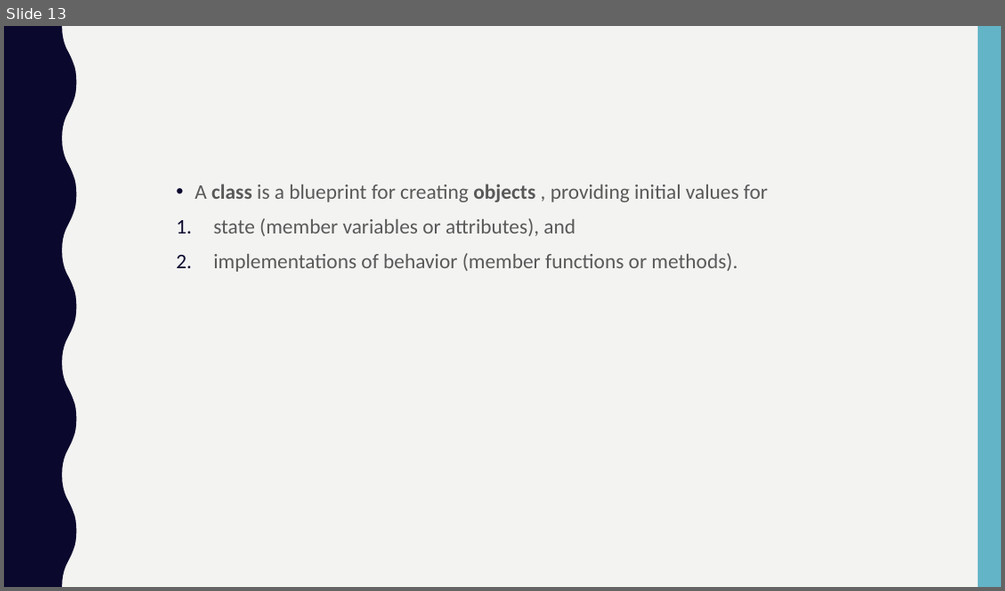
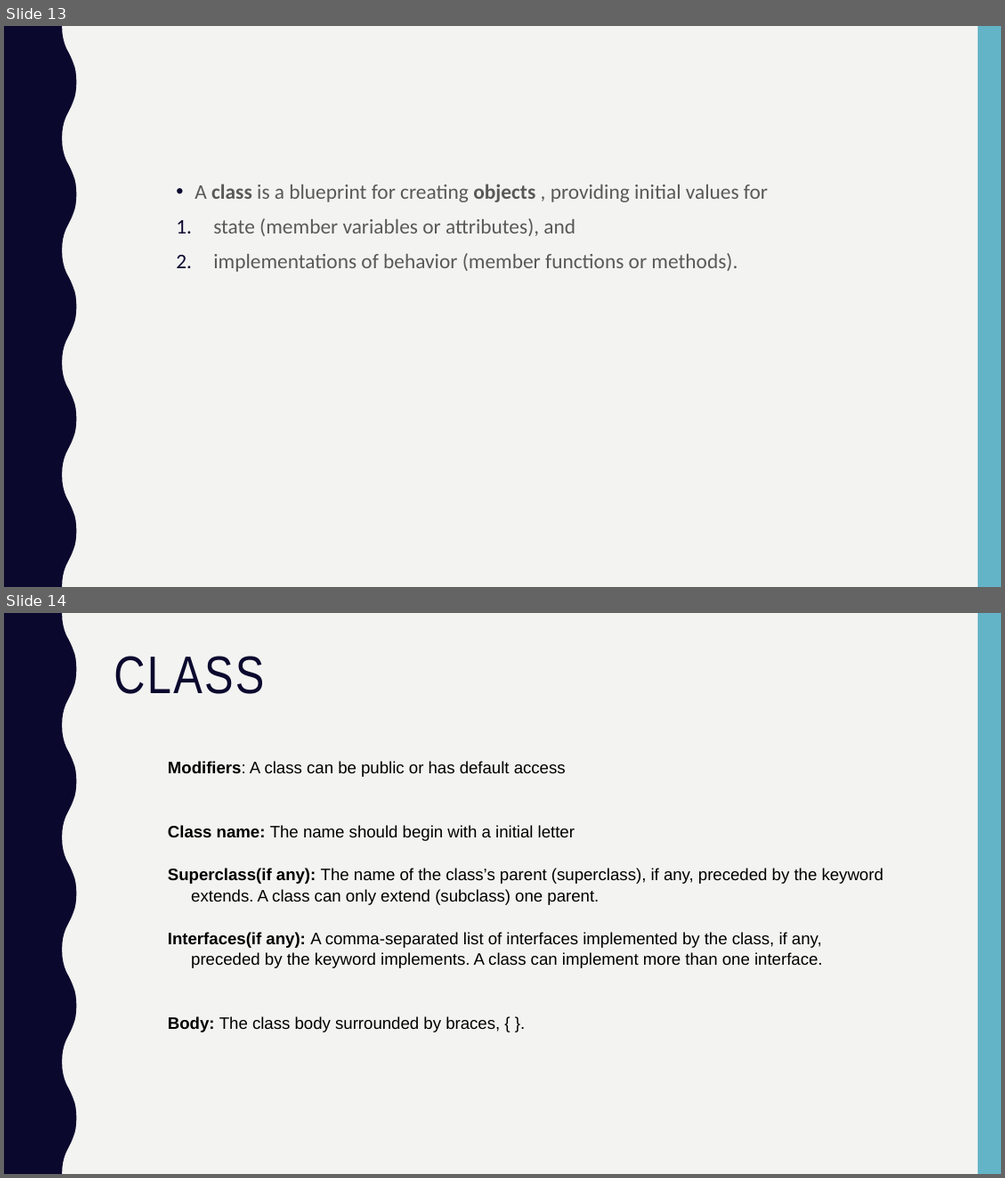
Before and after one commit to subhashbiyyapu/oops, a slide deck: OOPSpresentation.pptx. Shown one above the other, each under a label of ours: slide 13 before the commit, slides 13 and 14 after it. The pictures are 1005x591 and 1005x1178 pixels, drawn with LibreOffice and Linux fonts; fonts in the diff are those of the drawing. Boxes give left, top, right and bottom in pixels: in the first picture for what was removed or moved away, otherwise in the second. Text is boxed around its words. In the diff, an @@ line names an element or a change of style, - is before the commit and + after.

```diff
--- a/OOPSpresentation.pptx
+++ b/OOPSpresentation.pptx
@@ slide 14 added at (4, 613, 1001, 1174), background #F3F3F2; not listed: 2 template elements that a slide beside it also shows @@
@@ title added at (113, 656, 264, 694), 51 pt, text #0B082E @@
+CLASS
@@ text added at (168, 761, 883, 1032), 16 pt, text #000000 @@
+  Modifiers: A class can be public or has default access
+  Class name: The name should begin with a initial letter
+  Superclass(if any): The name of the class’s parent (superclass), if any, preceded by the keyword extends. A class can only extend (subclass) one parent.
+  Interfaces(if any): A comma-separated list of interfaces implemented by the class, if any, preceded by the keyword implements. A class can implement more than one interface.
+  Body: The class body surrounded by braces, { }.
```
Also in this commit, not shown: 1 slide changed, 1 other slide added, 1 slide removed.
